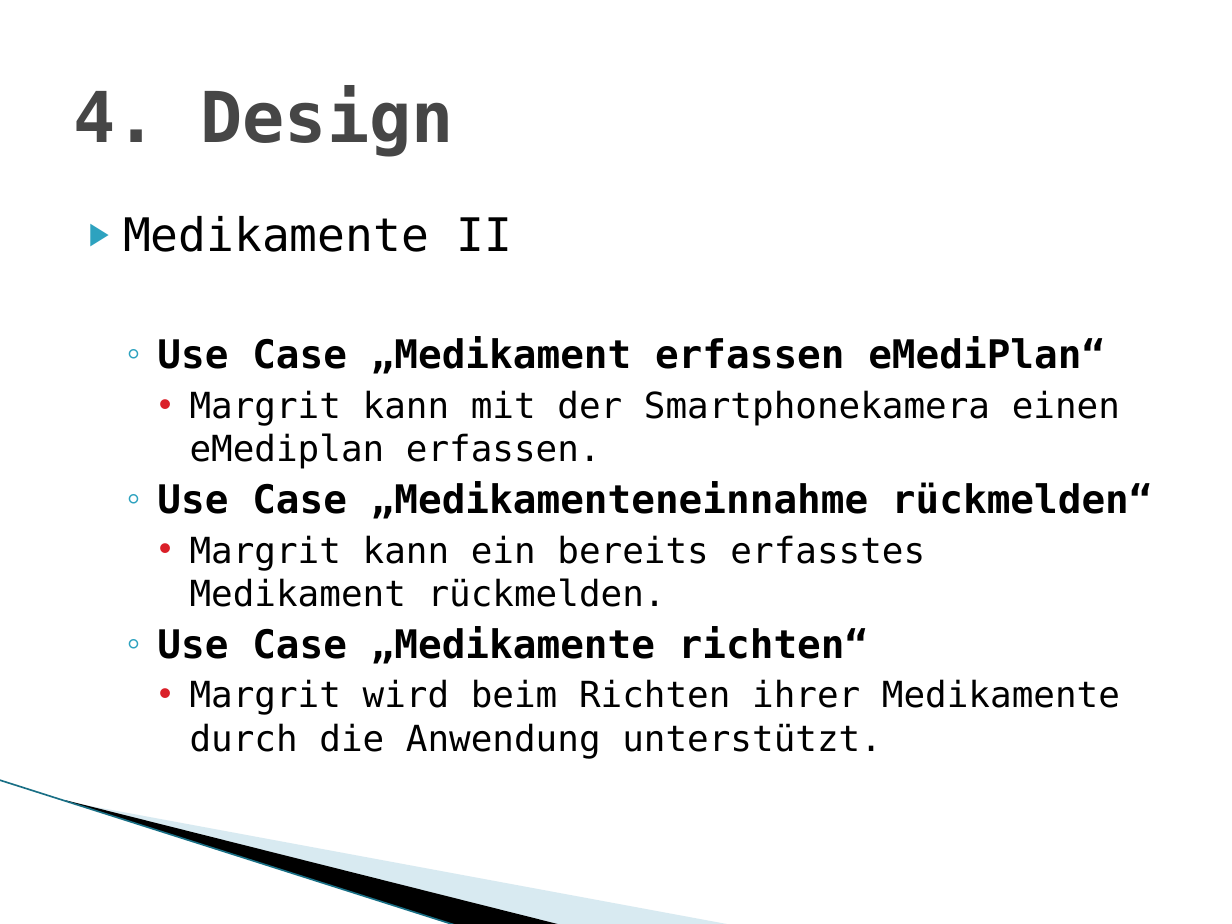
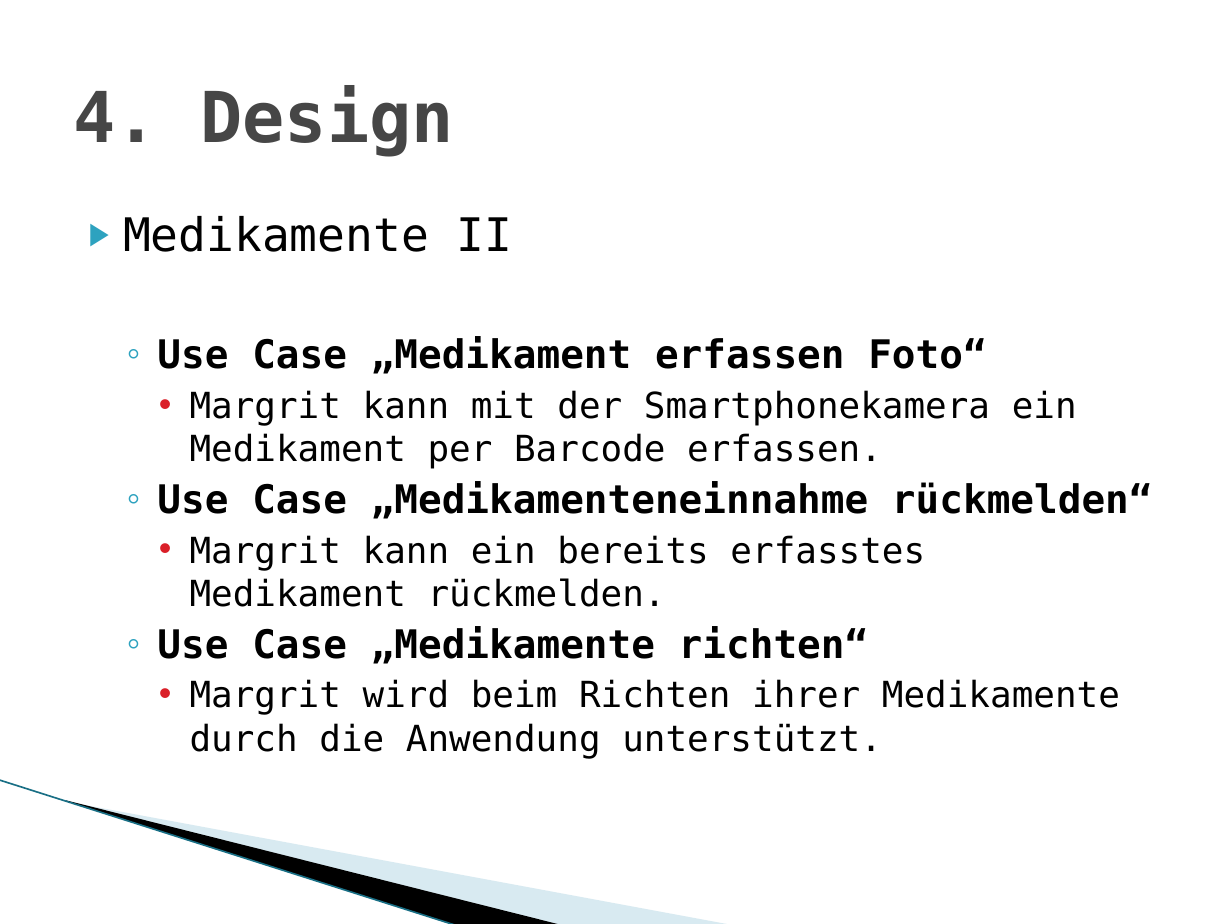
Before and after one commit to MarwinPhilips/ch.bfh.btx8081.w2015.schwarz, a slide deck: slide 12 of Documents/Task 3/Task 03 Design Thinking.pptx. Drawn at 1232x924 pixels with LibreOffice and Linux fonts; fonts in the diff are those of the drawing; background and template pictures are left out. Boxes give left, top, right and bottom in pixels: in the first picture for what was removed or moved away, otherwise in the second. Text is boxed around its words. In the diff, an @@ line names an element or a change of style, - is before the commit and + after.

```diff
--- a/Documents/Task 3/Task 03 Design Thinking.pptx
+++ b/Documents/Task 3/Task 03 Design Thinking.pptx
@@ text at (157,336,1077,469): text changed @@
-  ◦ Use Case „Medikament erfassen eMediPlan“
-    • Margrit kann mit der Smartphonekamera einen eMediplan erfassen.
+  ◦ Use Case „Medikament erfassen Foto“
+    • Margrit kann mit der Smartphonekamera ein Medikament per Barcode erfassen.
```
Also in this commit, not shown: 9 other slides changed, 6 slides added, 1 slide removed, 16 other files.
